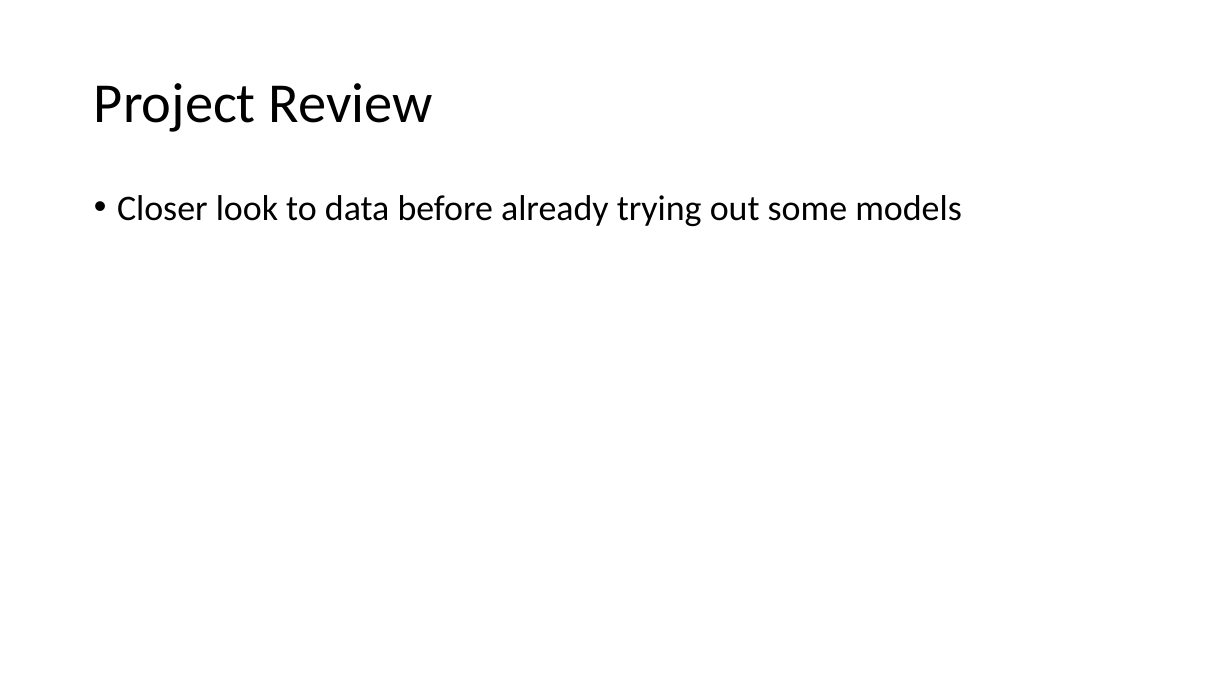
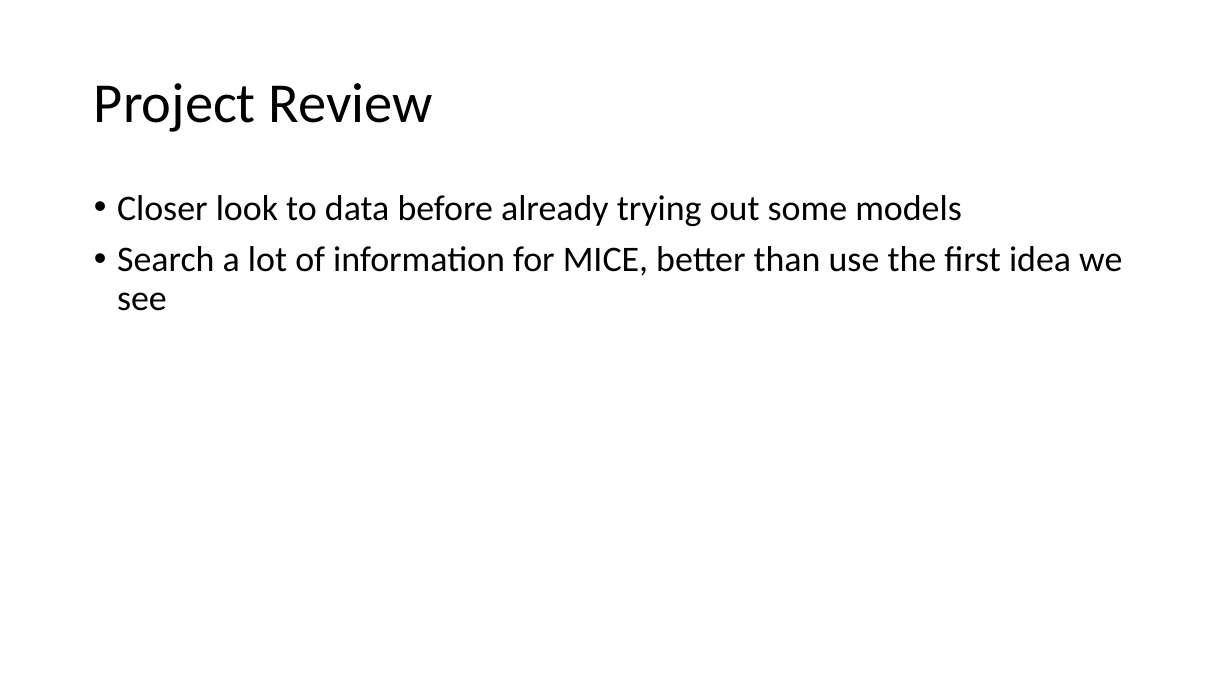
Before and after one commit to AlderCoder/Snow-finches, a slide deck: slide 10 of Final Presentation.pptx (slide 6 before the commit). Drawn at 1232x693 pixels with LibreOffice and Linux fonts; fonts in the diff are those of the drawing. Boxes give left, top, right and bottom in pixels: in the first picture for what was removed or moved away, otherwise in the second. Text is boxed around its words. In the diff, an @@ line names an element or a change of style, - is before the commit and + after.

```diff
--- a/Final Presentation.pptx
+++ b/Final Presentation.pptx
@@ text at box(117, 246, 1122, 311): paragraph added @@
+• Search a lot of information for MICE, better than use the first idea we see
```
Also in this commit, not shown: 3 other slides changed, 5 slides added, 1 slide removed, 3 other files.
